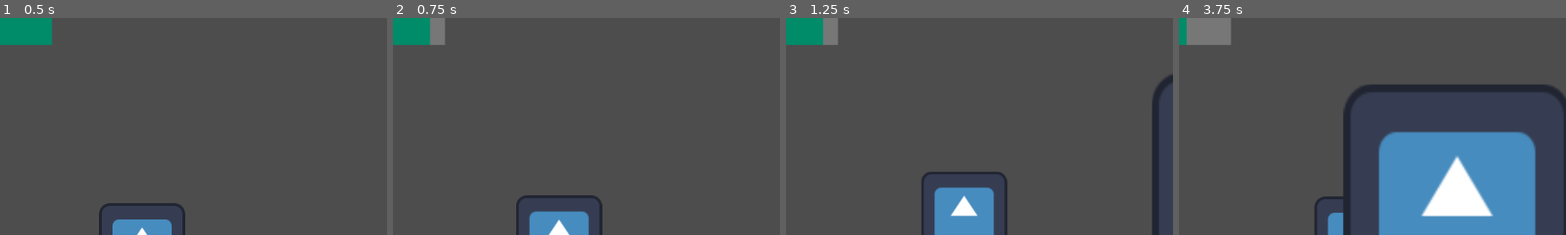
Above: before the commit, frames 1-4 (left to right).
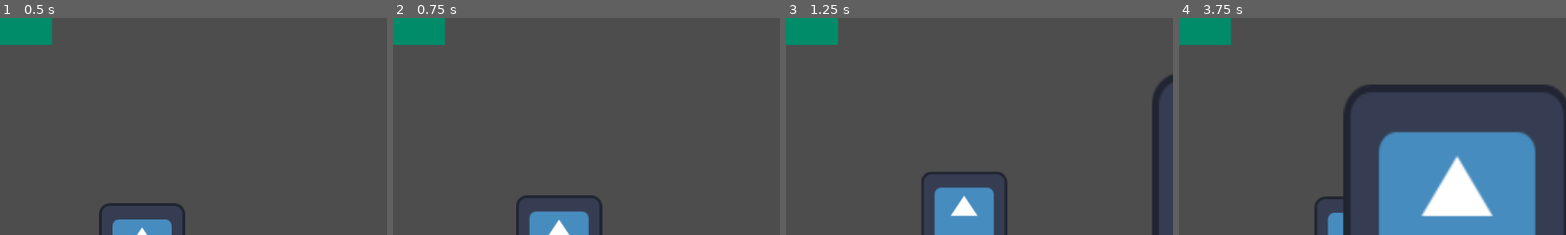
Above: after the commit, the same moments.

Repository: thatsbloo/GameJam
Game: Godot game, scene res://test.tscn
The game is run twice, just before and just after one commit, with the same random seed, the same clock (stepped at 60 frames per second) and the same inputs. The engine's default icon, where the game draws it, is replaced by a stand-in: a white triangle on a blue panel in a dark square.
Inputs:
- Up to frame 1 (0.5 s): no input
- Up to frame 2 (0.75 s): hold D (move_right) from 0.53 s (still down); tap Q (toggle_powers) at 0.6 s
- Up to frame 3 (1.25 s): keep holding D (move_right); tap Space (jump) at 0.77 s
- Up to frame 4 (3.75 s): tap Q (toggle_powers) every 0.75 s from 1.35 to 3.6 s; tap Space (jump) at 1.52, 3.02 s; release D (move_right) at 2.03 s; hold A (move_left) 2.03-2.78 s; hold D (move_right) from 2.78 s (still down)
The pictures show only the part of the screen within x 32-82%, y 0-50%; the shares and areas given below are measured in that part.

Frame 1 is identical in both runs. In frame 2, 0.5% of the frame differs, in the area x 9-14%, y 0-13%; in frame 3, 0.5%; in frame 4, 1.4%, in the area x 2-14%, y 0-13%.
Error after the commit: Invalid access to property or key 'size' on a base object of type 'null instance'. (res://player_ui.gd:21)

Commit message:
Implemented the passive health drain

Diff:
--- a/player.gd
+++ b/player.gd
@@ -32,8 +32,14 @@
 
 		powers_toggled = not powers_toggled
 		if (powers_toggled):
-			curr_hp = curr_hp - 5
+			$PassiveHealthDrain.start()
+		else:
+			$PassiveHealthDrain.stop()
 		print(powers_toggled)
 
 
 	move_and_slide()
+
+
+func _on_passive_health_drain_timeout() -> void:
+	curr_hp = curr_hp - 1
--- a/player.tscn
+++ b/player.tscn
@@ -17,3 +17,9 @@
 
 [node name="Camera2D" type="Camera2D" parent="."]
 position_smoothing_enabled = true
+
+[node name="PassiveHealthDrain" type="Timer" parent="."]
+process_callback = 0
+wait_time = 0.5
+
+[connection signal="timeout" from="PassiveHealthDrain" to="." method="_on_passive_health_drain_timeout"]
--- a/player_ui.tscn
+++ b/player_ui.tscn
@@ -1,6 +1,42 @@
-[gd_scene load_steps=2 format=3 uid="uid://di6r6sgesccqh"]
+[gd_scene load_steps=5 format=3 uid="uid://di6r6sgesccqh"]
 
 [ext_resource type="Script" path="res://player_ui.gd" id="1_chj88"]
+
+[sub_resource type="Animation" id="Animation_mexyd"]
+resource_name = "drain_hp"
+tracks/0/type = "value"
+tracks/0/imported = false
+tracks/0/enabled = true
+tracks/0/path = NodePath("Health:size")
+tracks/0/interp = 1
+tracks/0/loop_wrap = true
+tracks/0/keys = {
+"times": PackedFloat32Array(0),
+"transitions": PackedFloat32Array(1),
+"update": 0,
+"values": [Vector2(442, 40)]
+}
+
+[sub_resource type="Animation" id="Animation_hq6tb"]
+length = 0.001
+tracks/0/type = "value"
+tracks/0/imported = false
+tracks/0/enabled = true
+tracks/0/path = NodePath("Health:size")
+tracks/0/interp = 1
+tracks/0/loop_wrap = true
+tracks/0/keys = {
+"times": PackedFloat32Array(0),
+"transitions": PackedFloat32Array(1),
+"update": 0,
+"values": [Vector2(442, 40)]
+}
+
+[sub_resource type="AnimationLibrary" id="AnimationLibrary_lfudb"]
+_data = {
+"RESET": SubResource("Animation_hq6tb"),
+"drain_hp": SubResource("Animation_mexyd")
+}
 
 [node name="PlayerUI" type="CanvasLayer"]
 script = ExtResource("1_chj88")
@@ -13,12 +49,17 @@
 grow_horizontal = 2
 grow_vertical = 2
 
-[node name="ColorRect" type="ColorRect" parent="Control"]
+[node name="HealthBG" type="ColorRect" parent="Control"]
 offset_right = 442.0
 offset_bottom = 40.0
 color = Color(0.466181, 0.466181, 0.466181, 1)
 
-[node name="ColorRect" type="ColorRect" parent="Control/ColorRect"]
+[node name="Health" type="ColorRect" parent="Control/HealthBG"]
 offset_right = 442.0
 offset_bottom = 40.0
 color = Color(0, 0.549879, 0.411566, 1)
+
+[node name="AnimationPlayer" type="AnimationPlayer" parent="Control/HealthBG"]
+libraries = {
+"": SubResource("AnimationLibrary_lfudb")
+}
